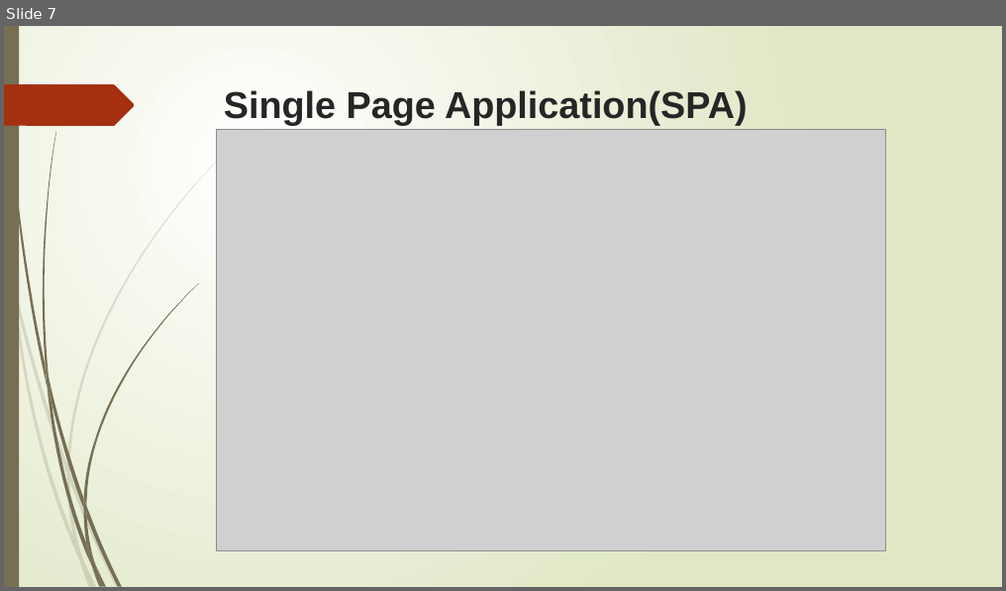
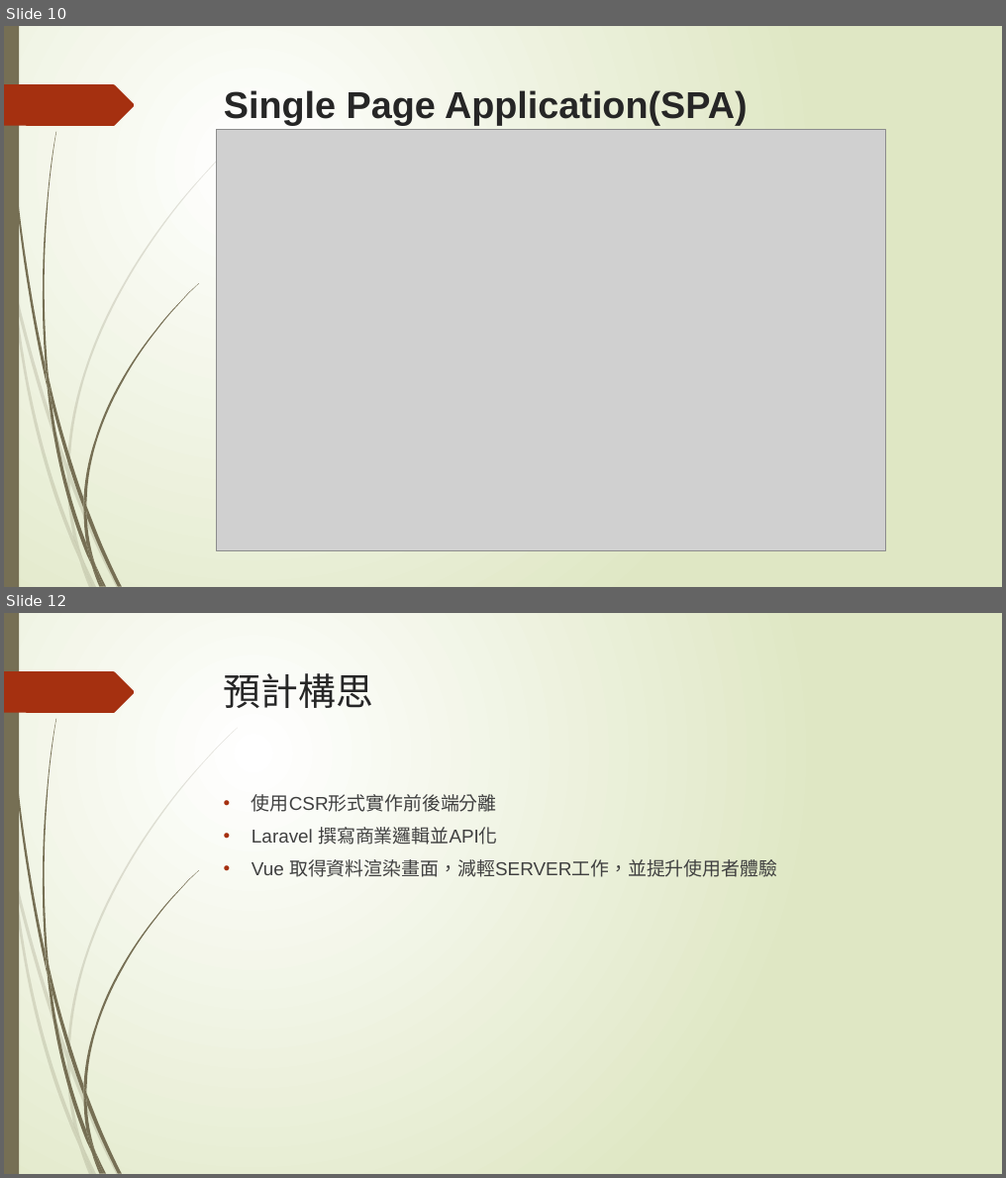
Before and after one commit to TaiwanChuChu/LaravelTest, a slide deck: 軟工策略小組_整合簡報.pptx. Shown one above the other, each under a label of ours: slide 7 before the commit, slides 10 and 12 after it; the slides between them are not shown. The pictures are 1006x591 and 1006x1178 pixels, drawn with LibreOffice and Linux fonts; fonts in the diff are those of the drawing; grey boxes stand for pictures. Boxes give left, top, right and bottom in pixels: in the first picture for what was removed or moved away, otherwise in the second. Text is boxed around its words. In the diff, an @@ line names an element or a change of style, - is before the commit and + after.

```diff
--- a/軟工策略小組_整合簡報.pptx
+++ b/軟工策略小組_整合簡報.pptx
@@ slide 12 added at bbox=[4, 613, 1002, 1174], background gradient #FFFFFF to #DFE8C4; not listed: 24 template elements that a slide beside it also shows @@
@@ title added at bbox=[224, 673, 373, 708], 36 pt, text #262626 @@
+預計構思
@@ text added at bbox=[252, 794, 777, 877], 18 pt, text #404040 @@
+• 使用CSR形式實作前後端分離
+• Laravel 撰寫商業邏輯並API化
+• Vue 取得資料渲染畫面，減輕SERVER工作，並提升使用者體驗
@@ what was slide 7 is now slide 10 @@
```
Also in this commit, not shown: 3 slides changed, 6 other slides added, 2 slides removed, 22 other files.
